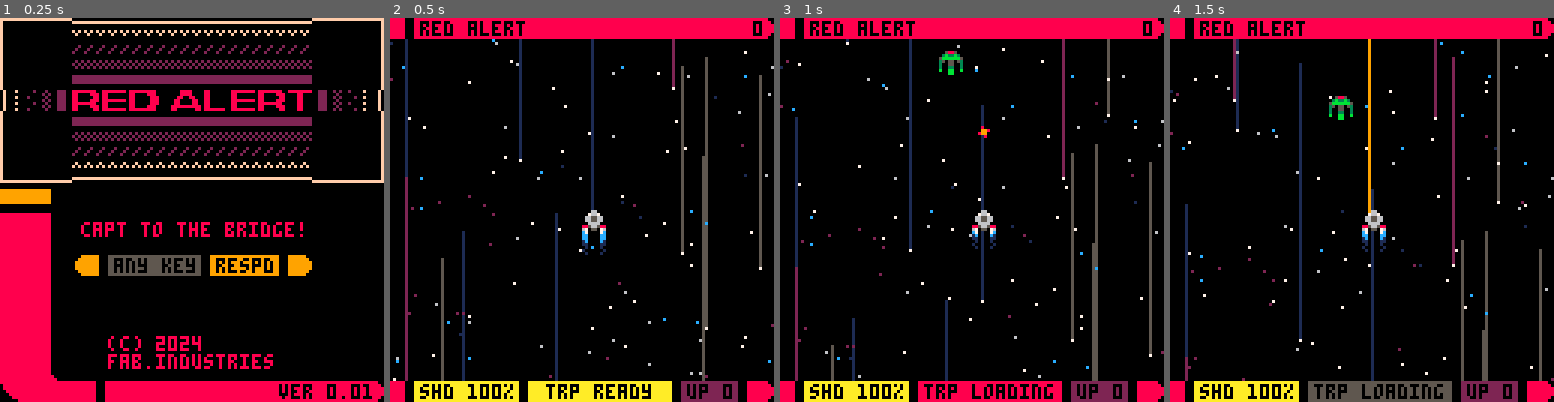
Above: before the commit, frames 1-4 (left to right).
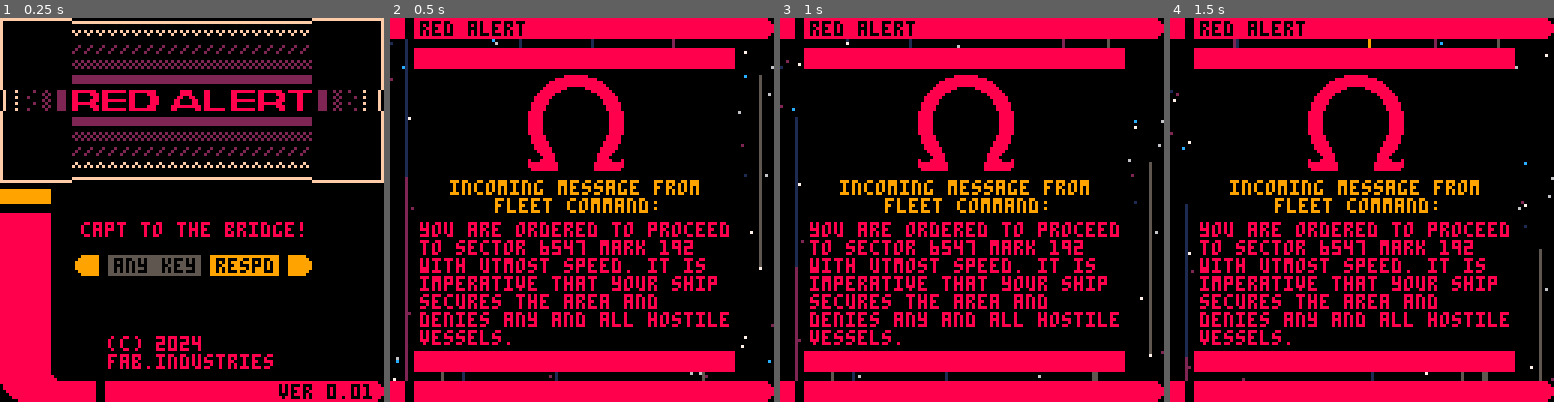
Above: after the commit, the same moments.

Repository: fab-industries/red-alert
Game: PICO-8 cartridge redalert.p8
Same seed, same stepped clock (60 frames per second), same inputs: the game is played once before the commit and once after it.
Inputs:
- Up to frame 1 (0.25 s): no input
- Up to frame 2 (0.5 s): tap X (X key) at 0.33 s
- Up to frame 3 (1 s): tap O (Z key) at 0.7 s
- Up to frame 4 (1.5 s): tap X (X key) at 1.07 s

Frame 1 is identical in both runs. In frame 2, 29% of the frame differs, in the area x 6-97%, y 0-100%; in frame 3, 27%; in frame 4, 29%.

Commit message:
Started implementing intro screen

Diff:
--- a/redalert.p8
+++ b/redalert.p8
@@ -38,6 +38,8 @@
   update_game()
  elseif mode=="start" then
   update_start()
+ elseif mode=="intro" then
+  update_intro()
  elseif mode=="over" then
   update_over()
  end
@@ -48,6 +50,8 @@
   draw_game()
  elseif mode=="start" then
   draw_start()
+ elseif mode=="intro" then
+  draw_intro()
  elseif mode=="over" then
   draw_over()
  end
@@ -57,8 +61,11 @@
 end
 
 function start_game()
- mode="game"
+ mode="intro"
  timeout=120
+ introt=0
+
+ wave=1
 
  tailspr={7,8,9}
  torpflash=0
@@ -96,8 +103,6 @@
   add(stars,newstar)
  end
 
- spwn_en()
-
 end
 
 -->8
@@ -276,6 +281,10 @@
 
  anim_stars()
 
+ if #enemies<1 and mode=="game" then
+  spwn_en()
+ end
+
 end
 
 function update_start()
@@ -287,6 +296,14 @@
 function update_over()
  if btnp(❎) or btnp(🅾️) then
   mode="start"
+ end
+end
+
+function update_intro()
+ update_game()
+ introt+=1
+ if introt>=600 then
+  mode="game"
  end
 end
 -->8
@@ -396,9 +413,12 @@
 
 function draw_over()
  cls(0)
-
  draw_ui()
-
+end
+
+function draw_intro()
+ draw_game()
+ draw_ui()
 end
 -->8
 --tools
@@ -521,8 +541,8 @@
 		 myp.type=ltype
 		 myp.x=px+4
 		 myp.y=py+4
-		 myp.sx=rnd()*2-1
-		 myp.sy=rnd()*2-1
+		 myp.sx=(rnd()-0.5)*2
+		 myp.sy=(rnd()-0.5)*2
 		 myp.age=1
 		 myp.maxage=15+rnd(15)
 		 add(particles,myp)
@@ -534,8 +554,8 @@
 		 myp.type=ltype
 		 myp.x=px+4
 		 myp.y=py+4
-		 myp.sx=rnd()*3-1.5
-		 myp.sy=rnd()*3-1.5
+		 myp.sx=(rnd()-0.5)*3
+		 myp.sy=(rnd()-0.5)*3
 		 myp.age=1
 		 myp.maxage=40+rnd(5)
 		 add(particles,myp)
@@ -865,8 +885,49 @@
 	 rectfill(95,72,100,78,9)
 	 circfill(99,75,3,9)
 	 print("aknwl",71,73,0)
- end
-
+
+ elseif mode=="intro" then
+
+	 rectfill (0,0,127,6,0)
+	 rectfill(0,0,122,6,8)
+	 circfill(124,3,3,8)
+	 rectfill(5,0,7,6,0)
+	 print("red alert",10,1,0)
+	 rectfill(0,121,127,127,0)
+
+	 rectfill(0,121,127,127,0)
+	 rectfill(0,121,122,127,8)
+	 circfill(124,124,3,8)
+
+	 rectfill(5,121,7,127,0)
+
+	 rectfill(8,17,114,111,0)
+
+	 rectfill(8,10,114,16,8)
+	 rectfill(8,111,114,117,8)
+
+	 spr(202,46,19,4,4)
+	 print("incoming message from",20,54,9)
+	 print("fleet command:",35,60,9)
+	 if introt<300 then
+		 print("you are ordered to proceed",10,68,8)
+		 print("to sector 6547 mark 192",10,74,8)
+	 	print("with utmost speed. it is",10,80,8)
+	 	print("imperative that your ship",10,86,8)
+	 	print("secures the area and",10,92,8)
+	 	print("denies any and all hostile",10,98,8)
+	  print("vessels.",10,104,8)
+	 else
+	  print("maximum use of force is",10,68,8)
+		 print("authorised.",10,74,8)
+	 	print("",10,80,8)
+	 	print("implement the omega",10,86,8)
+	 	print("directive immediately. all",10,92,8)
+	 	print("other priorities have been",10,98,8)
+	  print("recinded.",10,104,8)
+	  print("message ends.",47,104,9)
+	 end
+ end
 end
 
 function debug()
